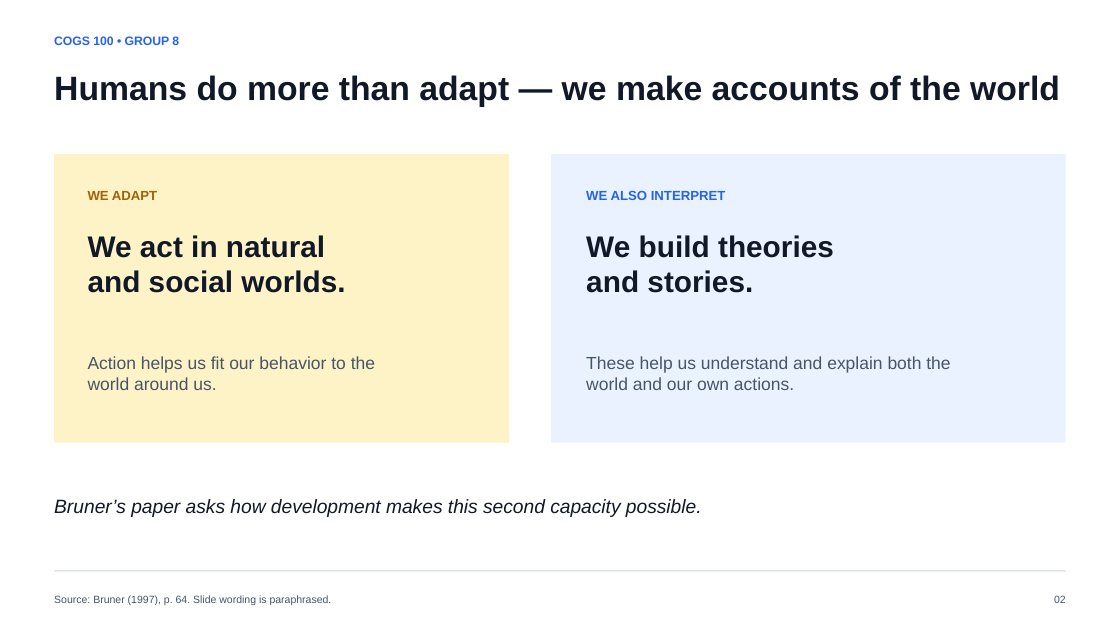
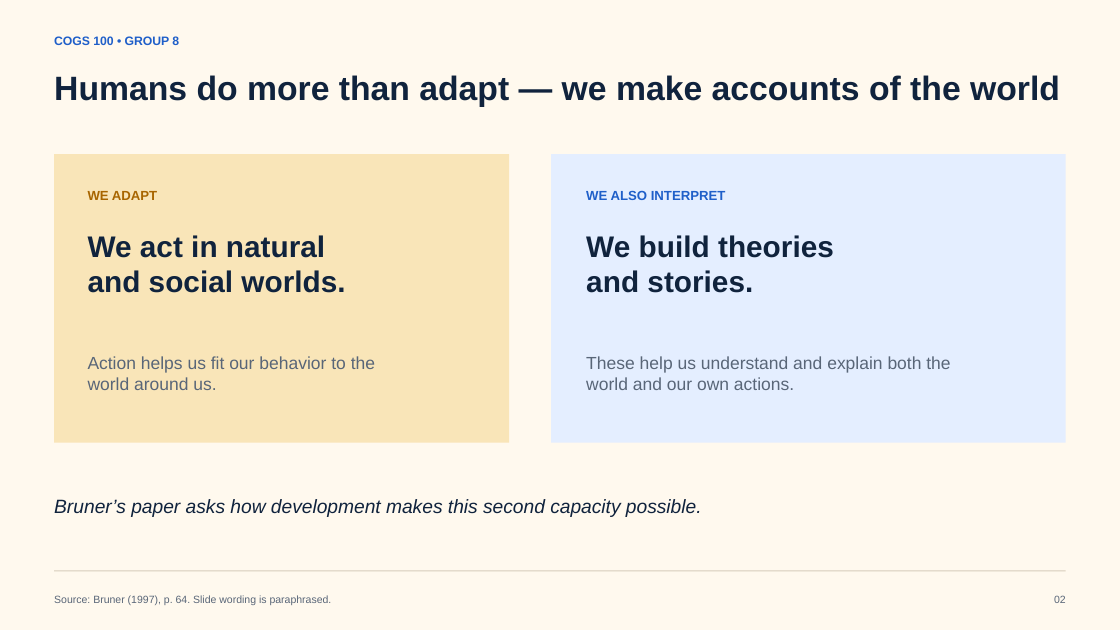
Before and after one commit to j-a-v-e-n/knowledge-vault, a slide deck: slide 2 of outputs/COGS100_Group8_Piaget_Vygotsky.pptx. Drawn at 1120x630 pixels with LibreOffice and Linux fonts; fonts in the diff are those of the drawing. Boxes give left, top, right and bottom in pixels: in the first picture for what was removed or moved away, otherwise in the second. Text is boxed around its words. In the diff, an @@ line names an element or a change of style, - is before the commit and + after.

```diff
--- a/outputs/COGS100_Group8_Piaget_Vygotsky.pptx
+++ b/outputs/COGS100_Group8_Piaget_Vygotsky.pptx
@@ background #FFFFFF to #FFF9EE @@
@@ text "COGS 100 • GROUP 8" at [54,36,179,45]: text colour #2563EB to #1F5FC9 @@
@@ rectangle at [55,154,510,443]: fill #FEF3C7 to #F9E5B8 @@
@@ rectangle at [551,154,1065,443]: fill #EAF2FF to #E4EEFF @@
@@ text "WE ADAPT" at [88,191,157,200]: text colour #A16207 to #A86500 @@
@@ text "WE ALSO INTERPRET" at [586,191,726,200]: text colour #2563EB to #1F5FC9 @@
@@ text colour #111827 to #10233D in 4 elements at [54,75,1060,107], [88,235,345,293], [586,235,834,293], [54,499,702,517] @@
@@ rectangle at [55,571,1066,571]: fill #CBD5E1 to #D7CCBA @@
@@ text colour #475569 to #596678 in 4 elements at [88,356,375,390], [586,356,950,390], [54,595,332,605], [1054,595,1066,603] @@
```
Also in this commit, not shown: 11 other slides changed, 19 other files.
